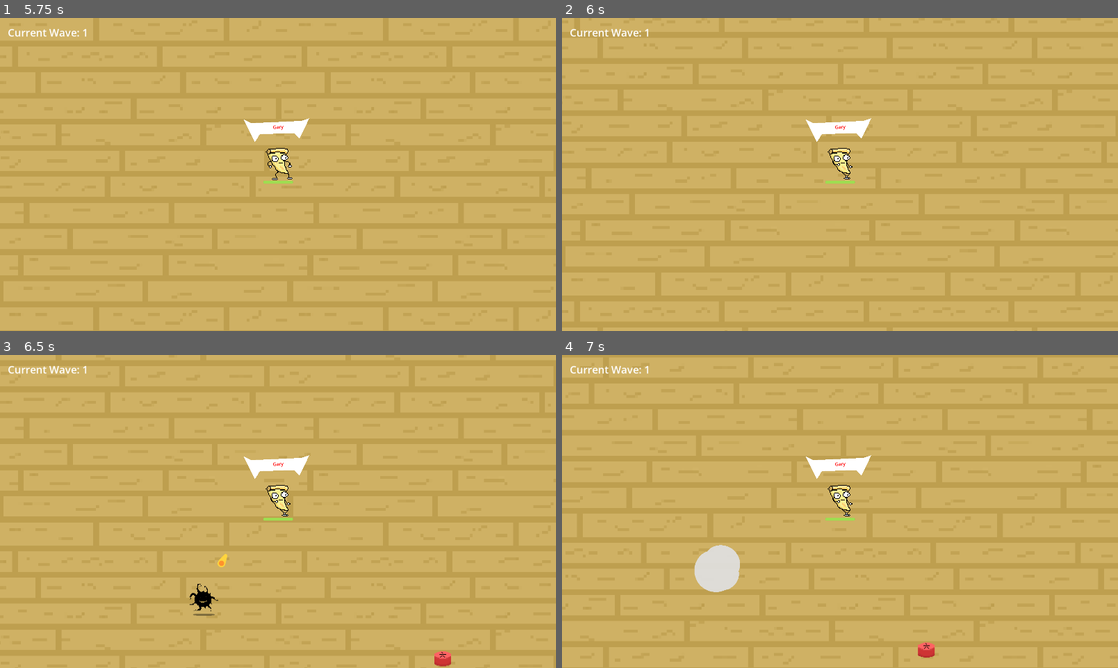
Above: before the commit, frames 1-4 (two rows, left to right).
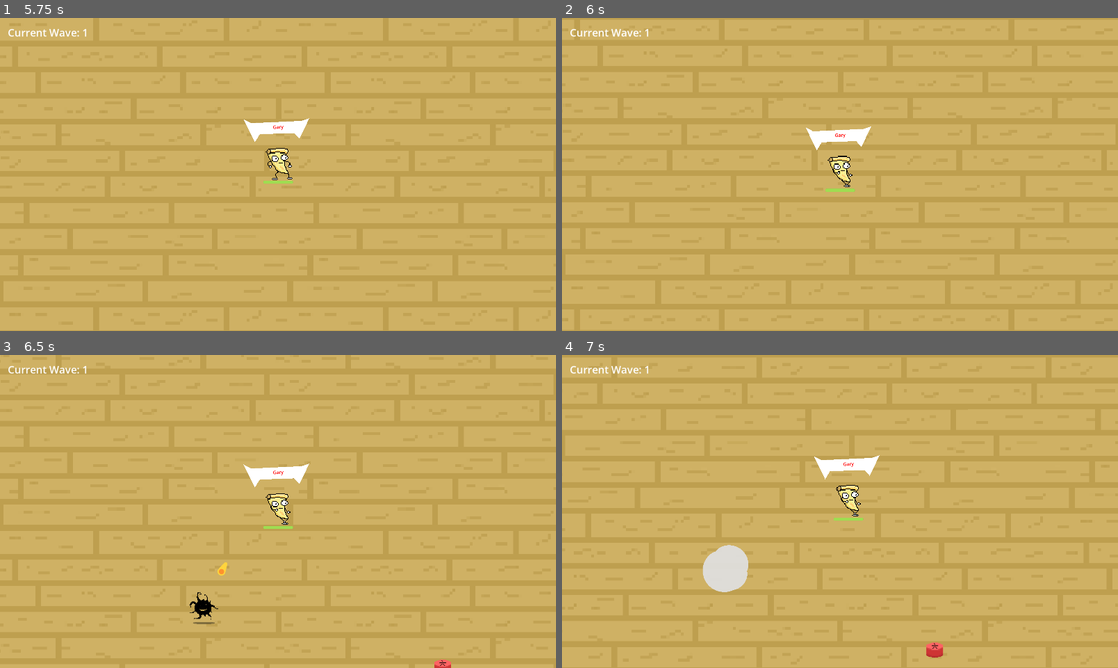
Above: after the commit, the same moments.

Repository: OcksDev/PizzaSurvivors
Game: Godot game, scene res://scenes/menu/splashscreen.tscn
Same seed, same stepped clock (60 frames per second), same inputs: the game is played once before the commit and once after it.
Inputs:
- Up to frame 1 (5.75 s): hold D (move_right) 0.53-1.28 s; hold S (move_down) 1.28-2.03 s; hold D (move_right) 2.03-2.78 s; hold W (move_up) 2.78-3.53 s; hold A (move_left) 3.53-5 s; click "Start" at 5 s
- Up to frame 2 (6 s): tap Enter at 5.75 s; hold S (move_down) from 5.78 s (still down)
- Up to frame 3 (6.5 s): keep holding S (move_down)
- Up to frame 4 (7 s): release S (move_down) at 6.53 s; hold D (move_right) from 6.53 s (still down)

Frame 1 is identical in both runs. In frame 2, 1.0% of the frame differs, in the area x 43-56%, y 32-56%; in frame 3, 1.5%, in the area x 34-82%, y 32-100%; in frame 4, 1.2%.

Commit message:
oof sound pitch randomized, camera smoothing enabled

Diff:
--- a/scenes/game/player.tscn
+++ b/scenes/game/player.tscn
@@ -1,13 +1,13 @@
 [gd_scene load_steps=15 format=3 uid="uid://bpjqvkj1kr5fo"]
 
 [ext_resource type="Script" uid="uid://hhxdnhwgp4gf" path="res://scripts/game/cool_player.gd" id="1_onrkg"]
-[ext_resource type="Texture2D" uid="uid://fwx2ypia2pvn" path="res://characters/player/Pizza Character idle frame 1.png" id="2_t8yk2"]
+[ext_resource type="Texture2D" uid="uid://brfly3njy0cud" path="res://characters/player/Pizza Character idle frame 1.png" id="2_t8yk2"]
 [ext_resource type="PackedScene" uid="uid://tef0f04sfj0e" path="res://scenes/game/gun_gun.tscn" id="3_i3pqv"]
-[ext_resource type="Texture2D" uid="uid://b6oxpkxltkars" path="res://characters/player/Pizza Character idle frame 2.png" id="3_m5ugi"]
-[ext_resource type="Texture2D" uid="uid://ej81jutcgsbf" path="res://characters/player/Pizza Character walking frame 1.png" id="4_3vq1g"]
-[ext_resource type="Texture2D" uid="uid://c1lw60nkhul0x" path="res://characters/player/Pizza Character walking frame 2.png" id="5_bnwh7"]
-[ext_resource type="Texture2D" uid="uid://c7bytuq6tjq7b" path="res://characters/player/Pizza Character walking frame 3.png" id="6_dsw4c"]
-[ext_resource type="AudioStream" uid="uid://d3hedem5kfr80" path="res://audio/Oof.wav" id="8_m5ugi"]
+[ext_resource type="Texture2D" uid="uid://on6rg4iknb3d" path="res://characters/player/Pizza Character idle frame 2.png" id="3_m5ugi"]
+[ext_resource type="Texture2D" uid="uid://dr1hq4oh51byf" path="res://characters/player/Pizza Character walking frame 1.png" id="4_3vq1g"]
+[ext_resource type="Texture2D" uid="uid://b2sf8eu1tcuee" path="res://characters/player/Pizza Character walking frame 2.png" id="5_bnwh7"]
+[ext_resource type="Texture2D" uid="uid://ycfgo8eup7w1" path="res://characters/player/Pizza Character walking frame 3.png" id="6_dsw4c"]
+[ext_resource type="PackedScene" uid="uid://crxivl3nxur7h" path="res://scenes/game/random_pitch_player_2d.tscn" id="8_m5ugi"]
 
 [sub_resource type="SpriteFrames" id="SpriteFrames_0eoyi"]
 animations = [{
@@ -95,6 +95,12 @@
 [node name="PlayerLol" type="Node2D" parent="."]
 
 [node name="Camera2D" type="Camera2D" parent="."]
+process_callback = 0
+position_smoothing_enabled = true
+drag_left_margin = 0.02
+drag_top_margin = 0.02
+drag_right_margin = 0.02
+drag_bottom_margin = 0.02
 
 [node name="GunGun" parent="." instance=ExtResource("3_i3pqv")]
 unique_name_in_owner = true
@@ -135,6 +141,4 @@
 rotation = 1.56316
 progress = 2706.62
 
-[node name="HurtSound" type="AudioStreamPlayer2D" parent="."]
-stream = ExtResource("8_m5ugi")
-bus = &"GameSFX"
+[node name="HurtSound" parent="." instance=ExtResource("8_m5ugi")]
--- /dev/null
+++ b/scenes/game/random_pitch_player_2d.tscn
@@ -0,0 +1,9 @@
+[gd_scene load_steps=3 format=3 uid="uid://crxivl3nxur7h"]
+
+[ext_resource type="AudioStream" uid="uid://dx11oer766gln" path="res://audio/Oof.wav" id="1_xr3p1"]
+[ext_resource type="Script" uid="uid://bm3dgloxvo5ah" path="res://scripts/game/random_pitch_player_2d.gd" id="2_egpyq"]
+
+[node name="RandomPitchPlayer2d" type="AudioStreamPlayer2D"]
+stream = ExtResource("1_xr3p1")
+bus = &"GameSFX"
+script = ExtResource("2_egpyq")
--- a/scripts/game/cool_player.gd
+++ b/scripts/game/cool_player.gd
@@ -1,4 +1,6 @@
 extends CharacterBody2D
+
+@onready var camera_2d: Camera2D = $Camera2D
 
 @onready var hurt_sound: AudioStreamPlayer2D = $HurtSound
 
@@ -92,7 +94,7 @@
 
 func take_damage(amount):
 	if not hurt_sound.is_playing():
-		hurt_sound.play();
+		hurt_sound.play_random_pitch()
 	health -= 0.1 # Overrides the amount of damage.
 	if(health <= 0):
 		died_lol.emit()
@@ -141,6 +143,8 @@
 
 	has_already = true
 
+	camera_2d.position_smoothing_speed = speed * 8.3333
+
 
 func _path():
 	return %PathFollow2D;
--- /dev/null
+++ b/scripts/game/random_pitch_player_2d.gd
@@ -0,0 +1,8 @@
+extends AudioStreamPlayer2D
+
+@export var min_pitch_scale = 0.8
+@export var max_pitch_scale = 1.2
+
+func play_random_pitch(from_position: float = 0.0):
+	pitch_scale = randf_range(min_pitch_scale, max_pitch_scale)
+	play(from_position)
Not shown: 1 places in scenes/game/enemies/ranged.tscn that only renumber resources
Not shown: 1 places in scenes/game/enemies/ranged_bullet.tscn that only renumber resources
Not shown, added: scripts/game/random_pitch_player_2d.gd.uid
